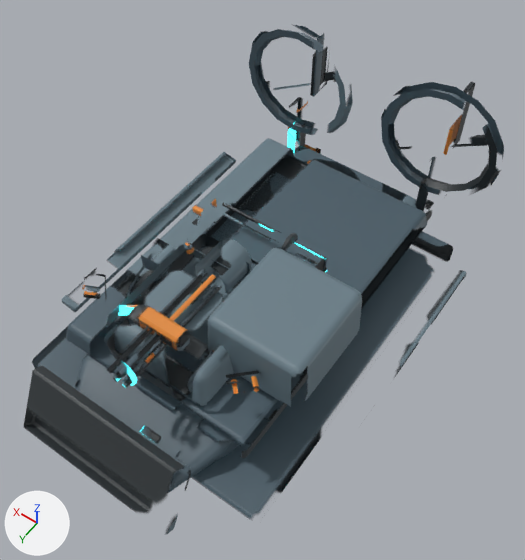
What one commit did to the FBX model unity/RogueCommandAssetAuthoring/Assets/RogueCommandExpansionSample/Models/TidebreakerHovercraft_Atlas.fbx.
Both versions are drawn from a 50 mm camera at (-2.44, 3.3, 6.08) aimed at (-0.18, 0.13, 1.1). Arrows for +X, +Y and +Z are at lower left; the lights stay in place. The older version comes first. Vertices at exactly the same position are counted once.

The first picture shows 'TidebreakerHovercraft_UnifiedMesh'.
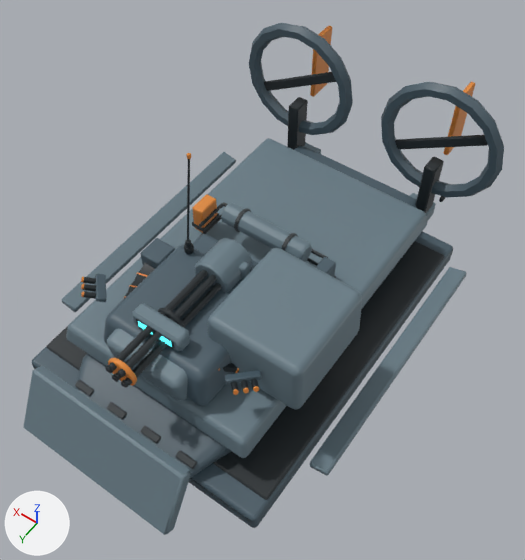
Where the change shows, as pixel boxes [x1, y1, x2, y2] in the pictures (525 x 560 px):
'TidebreakerHovercraft_UnifiedMesh', reshaped
    before: [24, 24, 504, 535]
    after: [24, 23, 504, 535]
part 1 of me_tidebreakerhovercraft_unifiedmesh_data_001, added
    after: [46, 241, 445, 500]
part 2 of me_tidebreakerhovercraft_unifiedmesh_data_001, surface changed
    both: [24, 24, 504, 535]

The change, as a list of edits to the scene's bpy script:
```text
Change me_tidebreakerhovercraft_unifiedmesh_data_001:
    used by ob_tidebreakerhovercraft_unifiedmesh; location = (0.0, 0.0, 0.0)
    remove me_tidebreakerhovercraft_unifiedmesh_data_001.from_pydata(...)  # 5184 vertices, 5355 faces; spans x -1.5..1.5, y -2.39..2.21, z 0.24..2.4
    add me_tidebreakerhovercraft_unifiedmesh_data_001.from_pydata(...)  # 5400 vertices, 5577 faces; spans x -1.5..1.5, y -2.39..2.21, z 0.24..2.4
    me_tidebreakerhovercraft_unifiedmesh_data_001 part 1: a new loose piece of 24 vertices spanning x -1.22..1.22, y -1.53..1.53, z 0.49..0.55, in mat_tidebreakerhovercraft_material_atlas
    me_tidebreakerhovercraft_unifiedmesh_data_001 part 2: 5319 kept faces spanning x -1.5..1.5, y -2.39..2.21, z 0.24..2.4 get new texture (UV) coordinates
    other edits to the shape of me_tidebreakerhovercraft_unifiedmesh_data_001 do not show in these pictures
```
